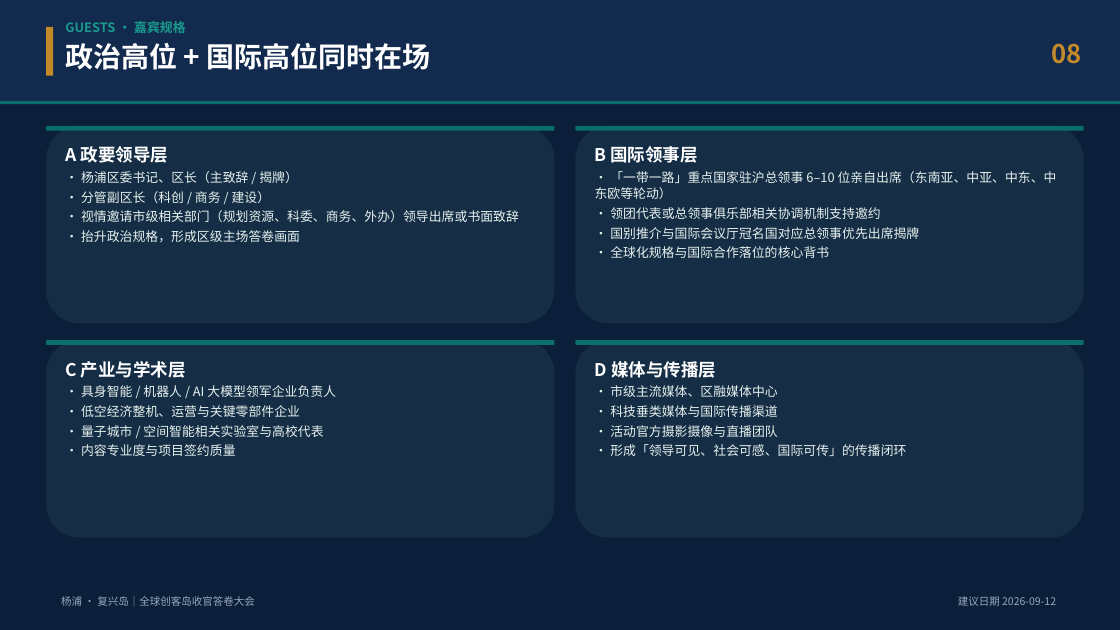
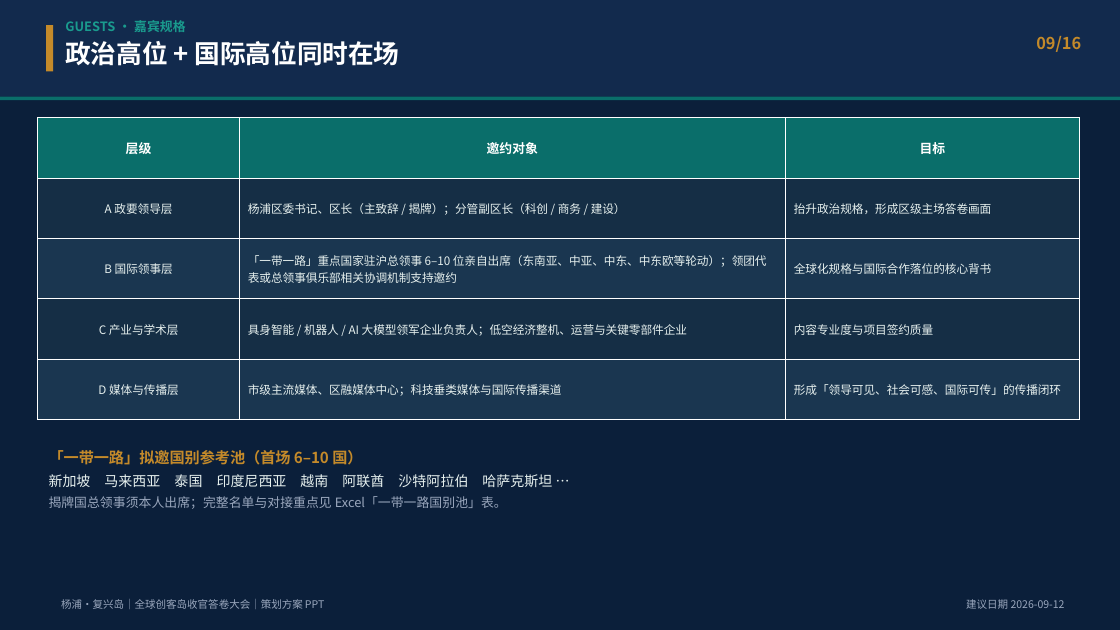
Before and after one commit to hujigang2010-maker/AIDEN, a slide deck: slide 9 of deliverables/复兴岛_全球创客岛_科创出海与具身智能国际大会_策划方案.pptx (slide 8 before the commit). Drawn at 1120x630 pixels with LibreOffice and Linux fonts; fonts in the diff are those of the drawing. Boxes give left, top, right and bottom in pixels: in the first picture for what was removed or moved away, otherwise in the second. Text is boxed around its words. In the diff, an @@ line names an element or a change of style, - is before the commit and + after.

```diff
--- a/deliverables/复兴岛_全球创客岛_科创出海与具身智能国际大会_策划方案.pptx
+++ b/deliverables/复兴岛_全球创客岛_科创出海与具身智能国际大会_策划方案.pptx
@@ rectangle resized from (x1=0, y1=0, x2=1120, y2=101) to (x1=0, y1=0, x2=1120, y2=97) @@
@@ rectangle moved from (x1=46, y1=27, x2=53, y2=76) to (x1=46, y1=25, x2=53, y2=71) @@
@@ text at (x1=65, y1=41, x2=400, y2=66): size 24 to 22 pt in "政治高位 + 国际高位同时在场" @@
@@ text at (x1=1036, y1=36, x2=1081, y2=52): text changed; size 22 to 14 pt @@
-08
+09/16
@@ rectangle moved from (x1=0, y1=101, x2=1120, y2=104) to (x1=0, y1=97, x2=1120, y2=100) @@
@@ table added at (x1=38, y1=118, x2=1080, y2=420), 5 rows, 3 columns @@
+层级 | 邀约对象 | 目标
+A 政要领导层 | 杨浦区委书记、区长（主致辞 / 揭牌）；分管副区长（科创 / 商务 / 建设） | 抬升政治规格，形成区级主场答卷画面
+B 国际领事层 | 「一带一路」重点国家驻沪总领事 6–10 位亲自出席（东南亚、中亚、中东、中东欧等轮动）；领团代表或总领事俱乐部相关协调机制支持邀约 | 全球化规格与国际合作落位的核心背书
+C 产业与学术层 | 具身智能 / 机器人 / AI 大模型领军企业负责人；低空经济整机、运营与关键零部件企业 | 内容专业度与项目签约质量
+D 媒体与传播层 | 市级主流媒体、区融媒体中心；科技垂类媒体与国际传播渠道 | 形成「领导可见、社会可感、国际可传」的传播闭环
@@ rounded rectangle removed at (x1=46, y1=126, x2=555, y2=323) @@
@@ rounded rectangle removed at (x1=46, y1=126, x2=555, y2=131) @@
@@ text removed at (x1=65, y1=146, x2=519, y2=242) @@
-A 政要领导层
-· 杨浦区委书记、区长（主致辞 / 揭牌）
-· 分管副区长（科创 / 商务 / 建设）
-· 视情邀请市级相关部门（规划资源、科委、商务、外办）领导出席或书面致辞
-· 抬升政治规格，形成区级主场答卷画面
@@ rounded rectangle removed at (x1=576, y1=126, x2=1084, y2=323) @@
@@ rounded rectangle removed at (x1=576, y1=126, x2=1084, y2=131) @@
@@ text removed at (x1=595, y1=146, x2=1057, y2=258) @@
-B 国际领事层
-· 「一带一路」重点国家驻沪总领事 6–10 位亲自出席（东南亚、中亚、中东、中东欧等轮动）
-· 领团代表或总领事俱乐部相关协调机制支持邀约
-· 国别推介与国际会议厅冠名国对应总领事优先出席揭牌
-· 全球化规格与国际合作落位的核心背书
@@ rounded rectangle removed at (x1=46, y1=340, x2=555, y2=538) @@
@@ rounded rectangle removed at (x1=46, y1=340, x2=555, y2=345) @@
@@ rounded rectangle removed at (x1=576, y1=340, x2=1084, y2=538) @@
@@ rounded rectangle removed at (x1=576, y1=340, x2=1084, y2=345) @@
@@ text removed at (x1=65, y1=361, x2=336, y2=456) @@
-C 产业与学术层
-· 具身智能 / 机器人 / AI 大模型领军企业负责人
-· 低空经济整机、运营与关键零部件企业
-· 量子城市 / 空间智能相关实验室与高校代表
-· 内容专业度与项目签约质量
@@ text removed at (x1=595, y1=361, x2=906, y2=456) @@
-D 媒体与传播层
-· 市级主流媒体、区融媒体中心
-· 科技垂类媒体与国际传播渠道
-· 活动官方摄影摄像与直播团队
-· 形成「领导可见、社会可感、国际可传」的传播闭环
@@ text added at (x1=49, y1=450, x2=552, y2=509), 11 pt, text #9AA7BD @@
+「一带一路」拟邀国别参考池（首场 6–10 国）
+新加坡 马来西亚 泰国 印度尼西亚 越南 阿联酋 沙特阿拉伯 哈萨克斯坦 …
+揭牌国总领事须本人出席；完整名单与对接重点见 Excel「一带一路国别池」表。
@@ text at (x1=61, y1=599, x2=324, y2=609): text changed @@
-杨浦 · 复兴岛｜全球创客岛收官答卷大会
+杨浦·复兴岛｜全球创客岛收官答卷大会｜策划方案 PPT
@@ text "建议日期 2026-09-12" moved from (x1=958, y1=596, x2=1056, y2=606) to (x1=966, y1=599, x2=1065, y2=609) @@
```
Also in this commit, not shown: 13 other slides changed, 2 slides added, 4 other files.
